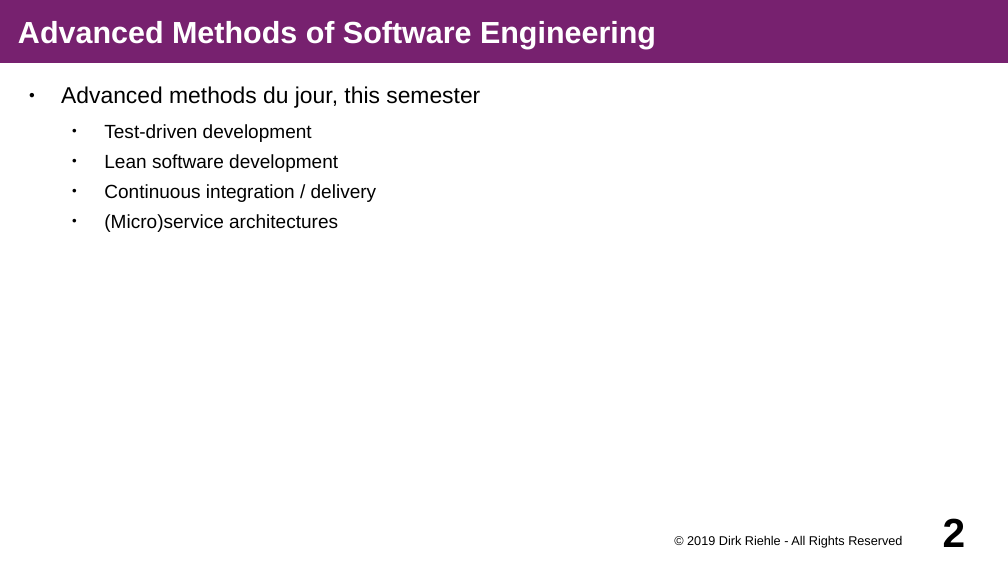
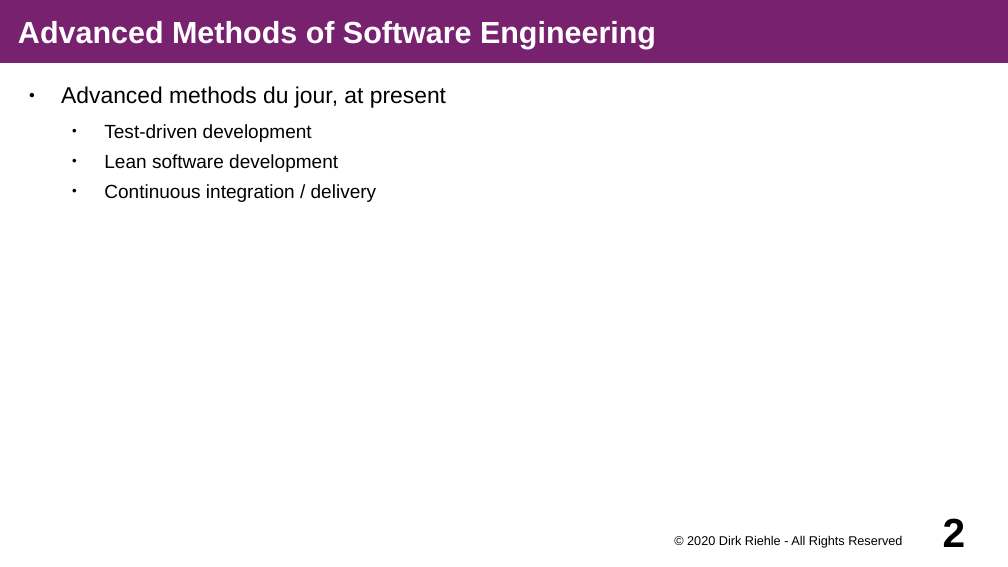
Before and after one commit to dirkriehle/amse-course, a slide deck: slide 2 of Lecture slides/AMSE A01 - Course Introduction.odp. Drawn at 1008x567 pixels with LibreOffice and Linux fonts; fonts in the diff are those of the drawing. Boxes give left, top, right and bottom in pixels: in the first picture for what was removed or moved away, otherwise in the second. Text is boxed around its words. In the diff, an @@ line names an element or a change of style, - is before the commit and + after.

```diff
--- a/Lecture slides/AMSE A01 - Course Introduction.odp
+++ b/Lecture slides/AMSE A01 - Course Introduction.odp
@@ text at bbox=[61, 86, 446, 108]: text changed @@
-● Advanced methods du jour, this semester
+● Advanced methods du jour, at present
@@ text at bbox=[104, 214, 338, 232]: paragraph removed @@
-  ● (Micro)service architectures
@@ text at bbox=[687, 535, 902, 548]: text changed @@
-© 2019 Dirk Riehle - All Rights Reserved
+© 2020 Dirk Riehle - All Rights Reserved
```
Also in this commit, not shown: 14 other slides changed, 5 other files.
